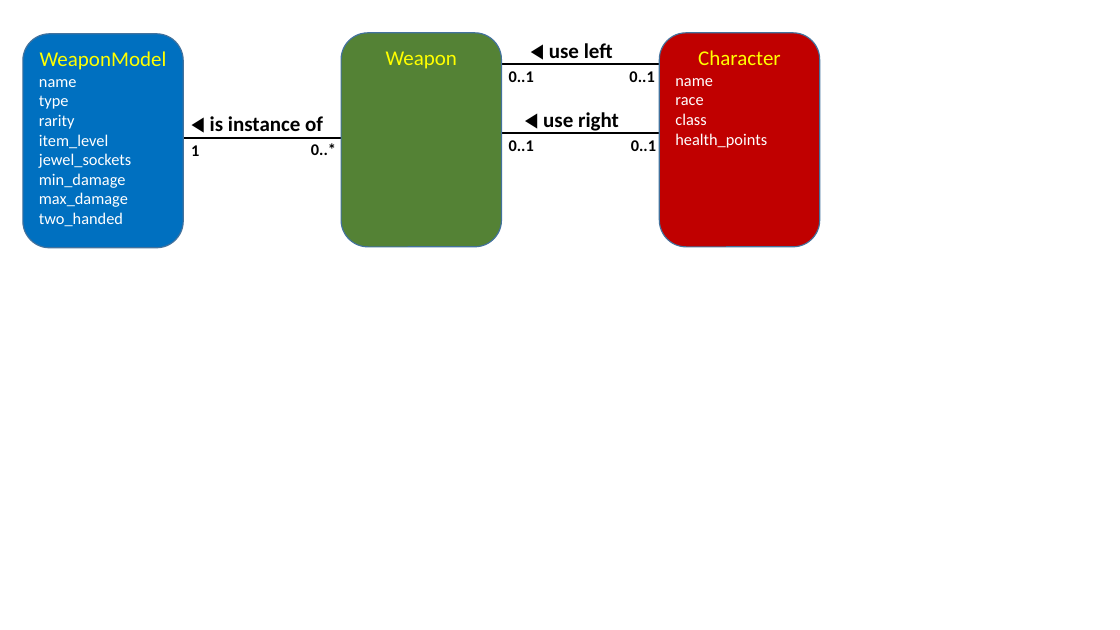
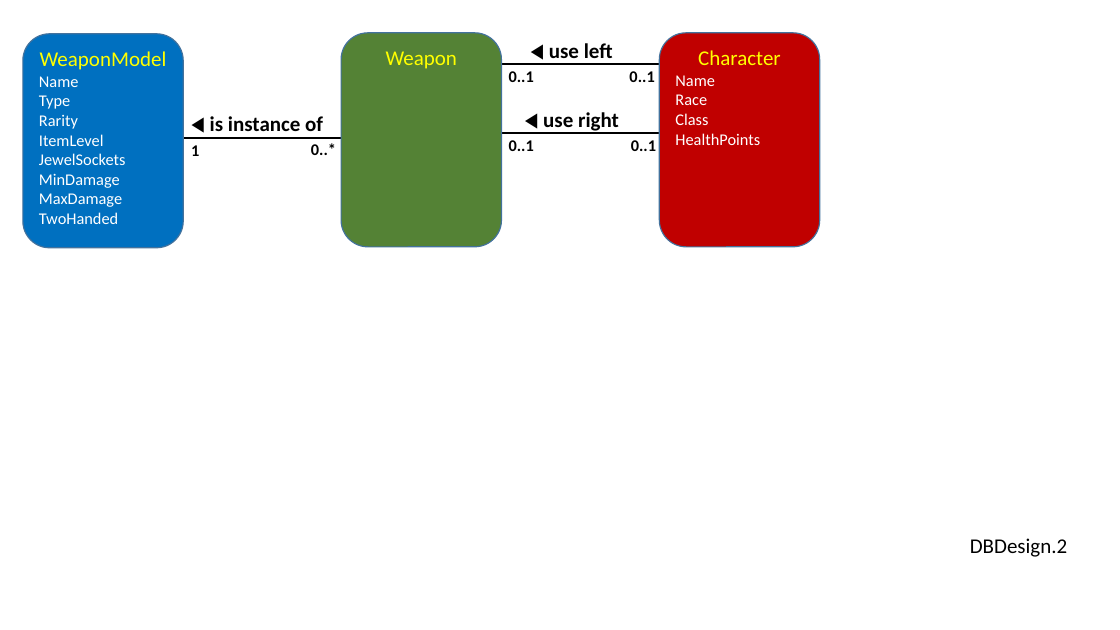
Before and after one commit to perl-easj/OOProg, a slide deck: slide 3 of Chap/DB/Presentations/DomainModels.pptx. Drawn at 1120x630 pixels with LibreOffice and Linux fonts; fonts in the diff are those of the drawing. Boxes give left, top, right and bottom in pixels: in the first picture for what was removed or moved away, otherwise in the second. Text is boxed around its words. In the diff, an @@ line names an element or a change of style, - is before the commit and + after.

```diff
--- a/Chap/DB/Presentations/DomainModels.pptx
+++ b/Chap/DB/Presentations/DomainModels.pptx
@@ text in rounded rectangle at [39, 76, 126, 224]: text changed @@
-name
-type
-rarity
-item_level
-jewel_sockets
-min_damage
-max_damage
-two_handed
+Name
+Type
+Rarity
+ItemLevel
+JewelSockets
+MinDamage
+MaxDamage
+TwoHanded
@@ text in rounded rectangle at [675, 75, 760, 145]: text changed @@
-name
-race
-class
-health_points
+Name
+Race
+Class
+HealthPoints
@@ text added at [970, 538, 1067, 557], 18 pt, text #000000 @@
+DBDesign.2
```
Also in this commit, not shown: 5 other slides changed, 4 other files.
